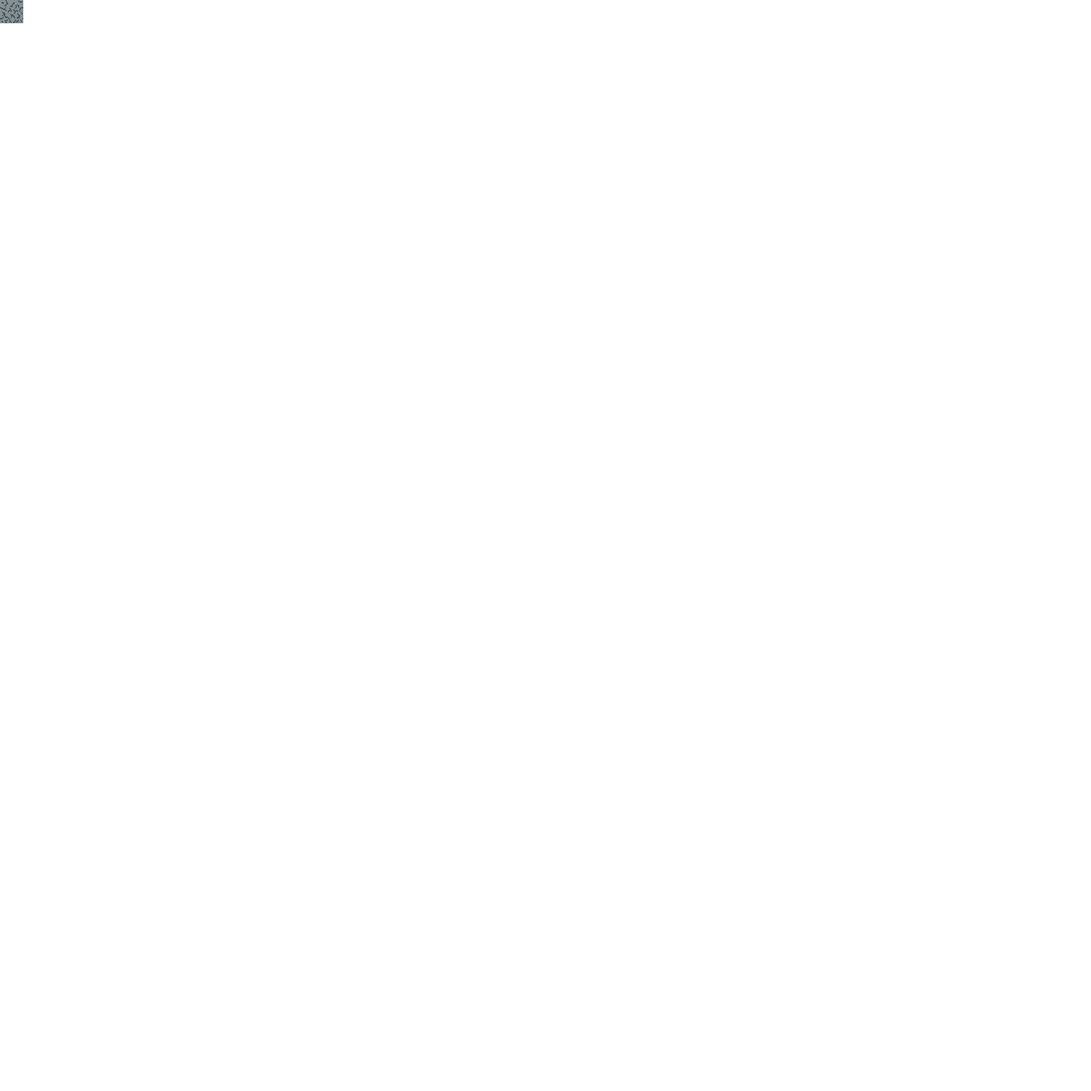
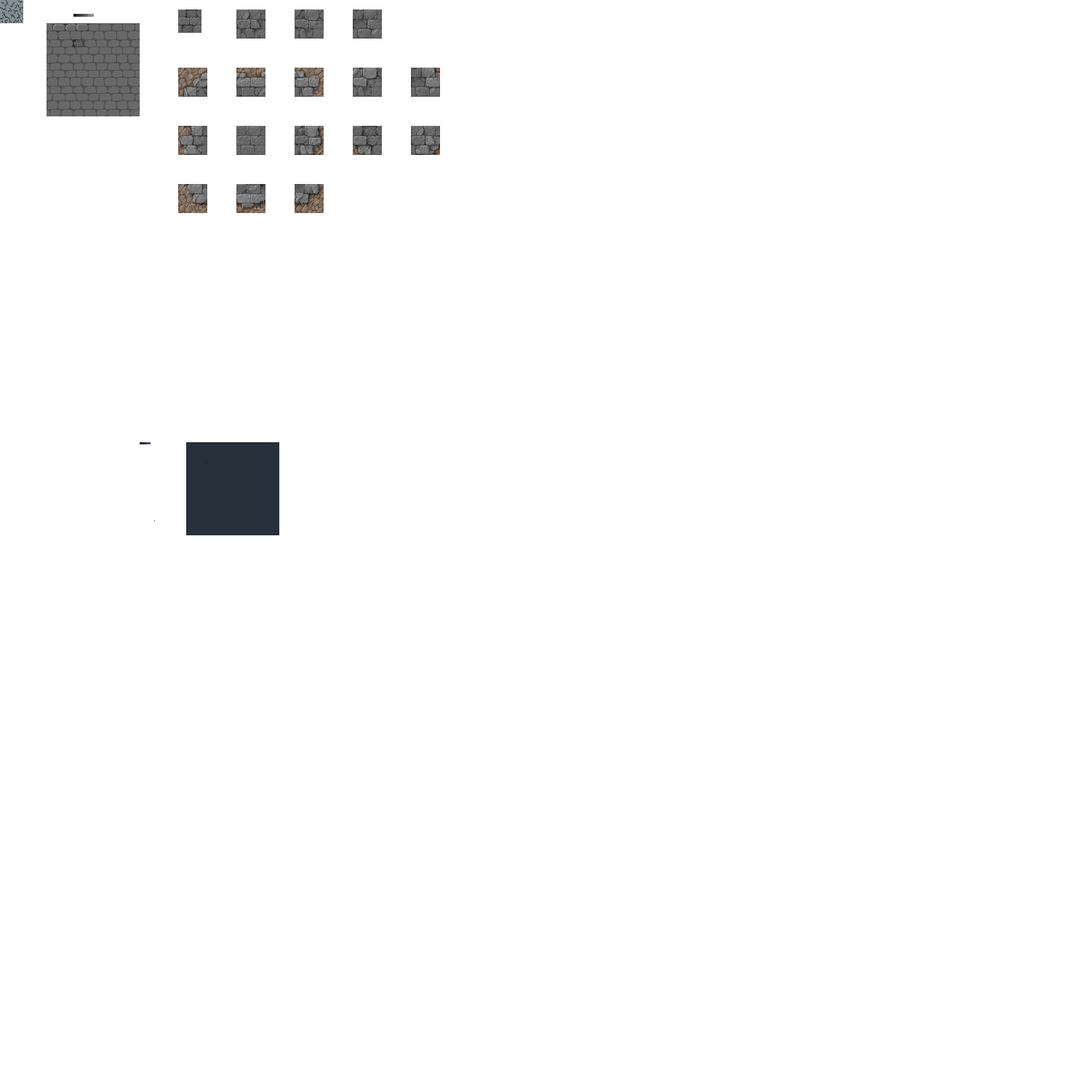
Comparing the layer stacks of the two 1091×1091 images. Changes:
renamed "Tiles" to "Working Layer", painted on it over box(46, 9, 441, 536)
